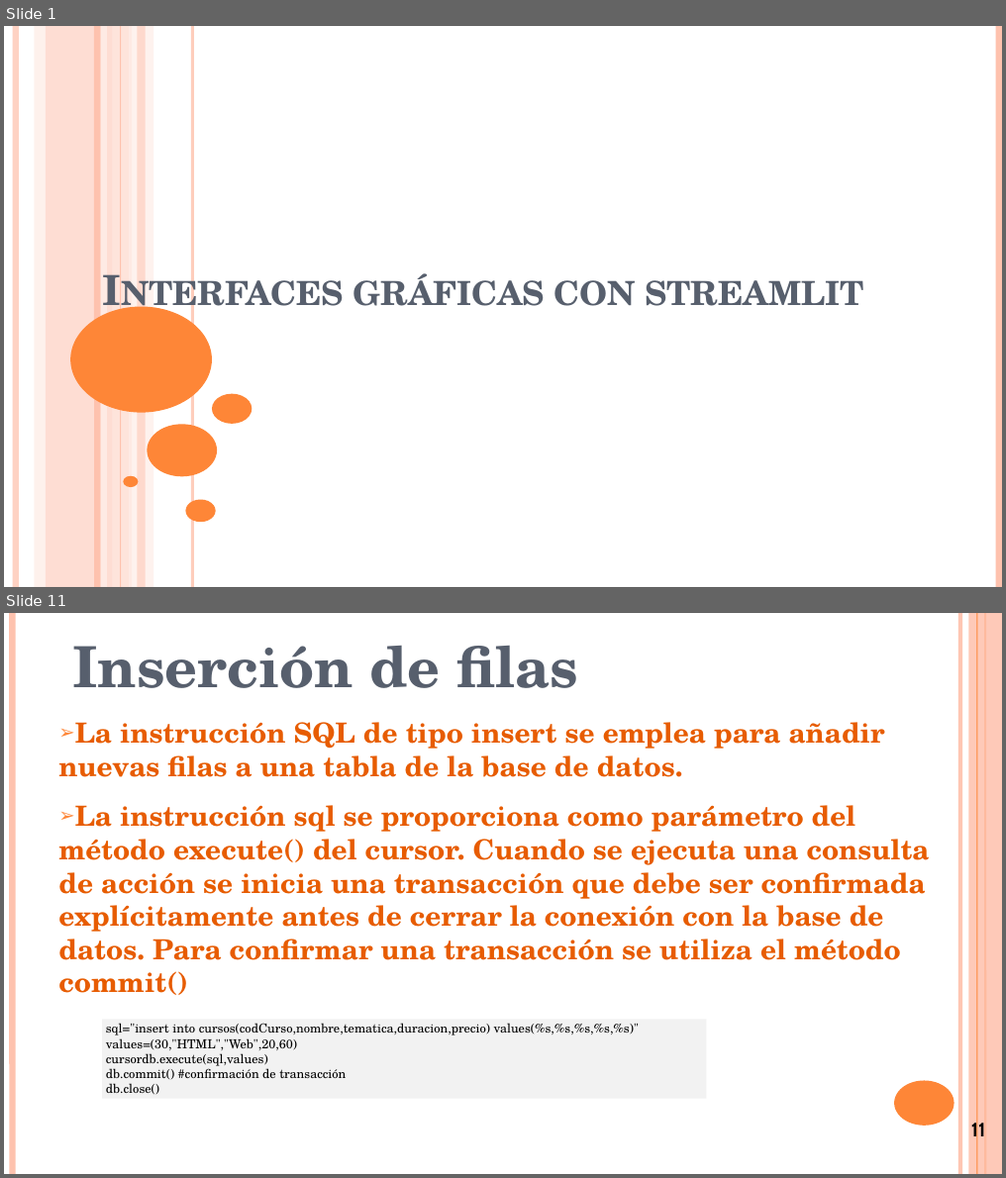
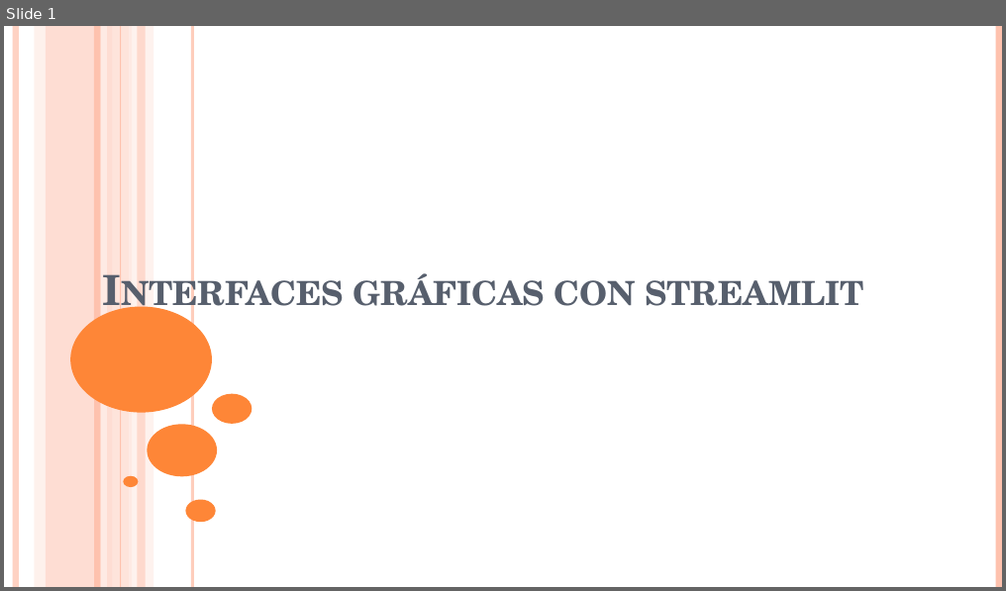
Before and after one commit to amartinsierra/curso_python_getafe, a slide deck: streamlit.pptx. Shown one above the other, each under a label of ours: slides 1 and 11 before the commit, slide 1 after it; the slides between them are not shown. The pictures are 1006x1178 and 1006x591 pixels, drawn with LibreOffice and Linux fonts; fonts in the diff are those of the drawing. Boxes give left, top, right and bottom in pixels: in the first picture for what was removed or moved away, otherwise in the second. Text is boxed around its words. In the diff, an @@ line names an element or a change of style, - is before the commit and + after.

```diff
--- a/streamlit.pptx
+++ b/streamlit.pptx
@@ slide 11 removed at bbox=[4, 613, 1002, 1174], background #FFFFFF @@
@@ line removed from (12, 613) to (12, 1173) @@
@@ line removed from (960, 613) to (960, 1173) @@
@@ rectangle removed at bbox=[969, 613, 1002, 1173] @@
@@ line removed from (977, 613) to (977, 1173) @@
@@ line removed from (985, 613) to (985, 1173) @@
@@ text removed at bbox=[72, 646, 578, 688] @@
-Inserción de filas
@@ text removed at bbox=[58, 722, 930, 995] @@
-➢ La instrucción SQL de tipo insert se emplea para añadir nuevas filas a una tabla de la base de datos.
-➢ La instrucción sql se proporciona como parámetro del método execute() del cursor. Cuando se ejecuta una consulta de acción se inicia una transacción que debe ser confirmada explícitamente antes de cerrar la conexión con la base de datos. Para confirmar una transacción se utiliza el método commit()
@@ rectangle removed at bbox=[102, 1019, 706, 1099] @@
-sql="insert into cursos(codCurso,nombre,tematica,duracion,precio) values(%s,%s,%s,%s,%s)"
-values=(30,"HTML","Web",20,60)
-cursordb.execute(sql,values)
-db.commit() #confirmación de transacción
-db.close()
@@ ellipse removed at bbox=[894, 1081, 954, 1126] @@
@@ page number removed at bbox=[971, 1121, 985, 1143] @@
-11
```
Also in this commit, not shown: 8 slides changed, 2 slides added, 1 other slide removed, 6 other files.
